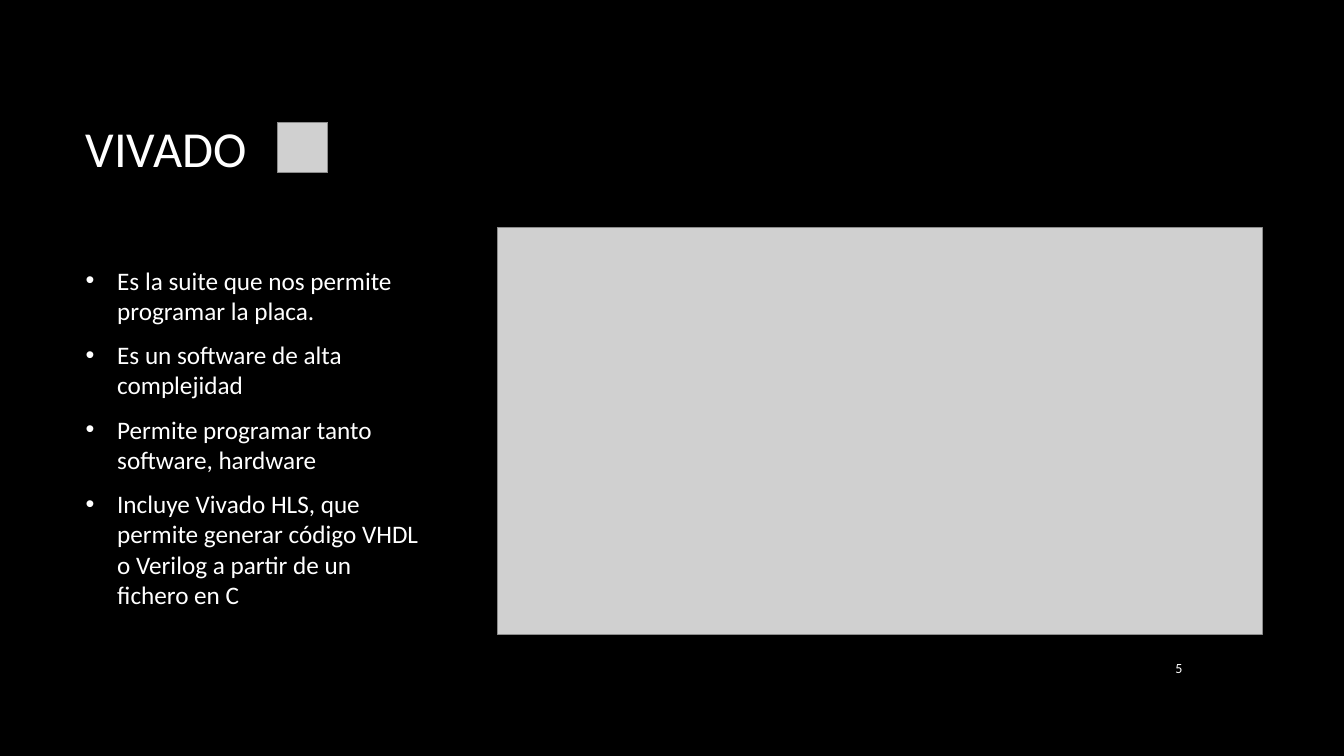
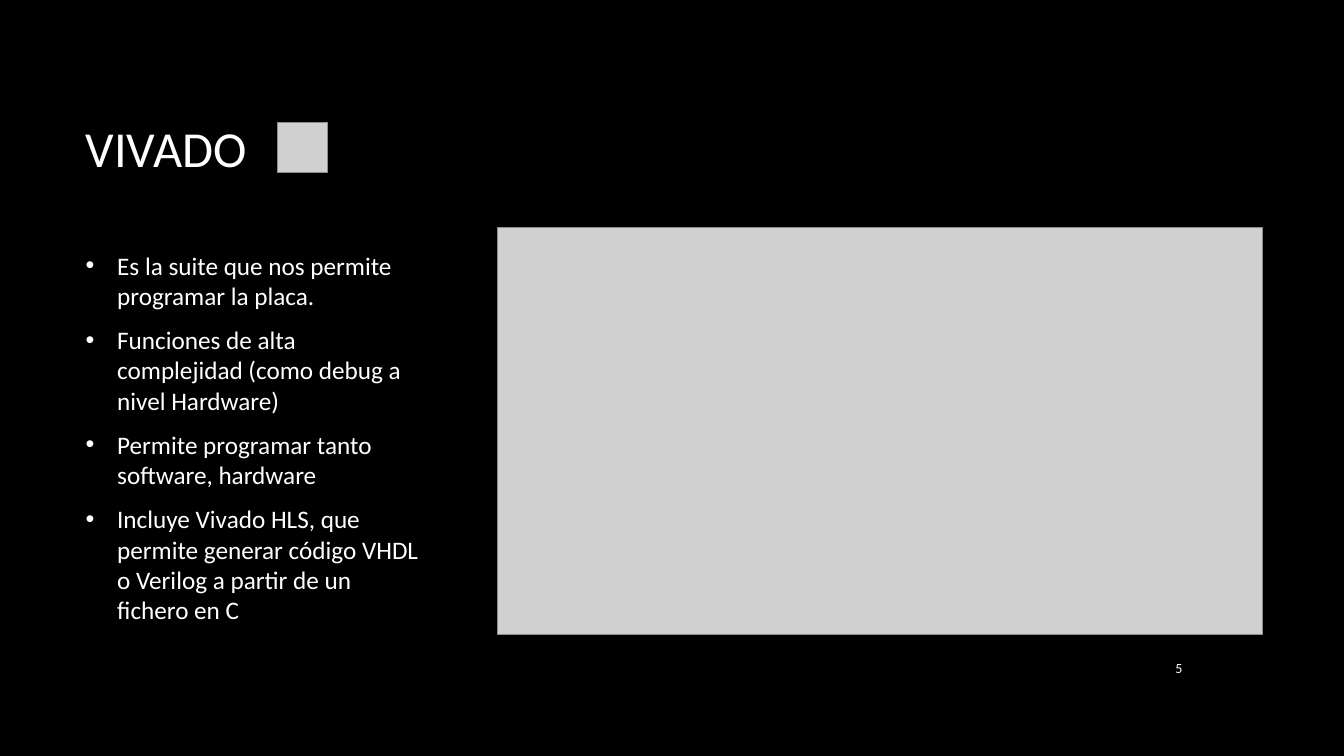
Before and after one commit to kharenzze/Zybo, a slide deck: slide 5 of FreeRTOS/presentación.pptx. Drawn at 1344x756 pixels with LibreOffice and Linux fonts; fonts in the diff are those of the drawing; grey boxes stand for pictures; background and template pictures are left out. Boxes give left, top, right and bottom in pixels: in the first picture for what was removed or moved away, otherwise in the second. Text is boxed around its words. In the diff, an @@ line names an element or a change of style, - is before the commit and + after.

```diff
--- a/FreeRTOS/presentación.pptx
+++ b/FreeRTOS/presentación.pptx
@@ text at (117,331,401,414): text changed @@
-• Es un software de alta complejidad
+• Funciones de alta complejidad (como debug a nivel Hardware)
```
Also in this commit, not shown: 1 other slide changed, 8 slides added, 1 slide removed.
